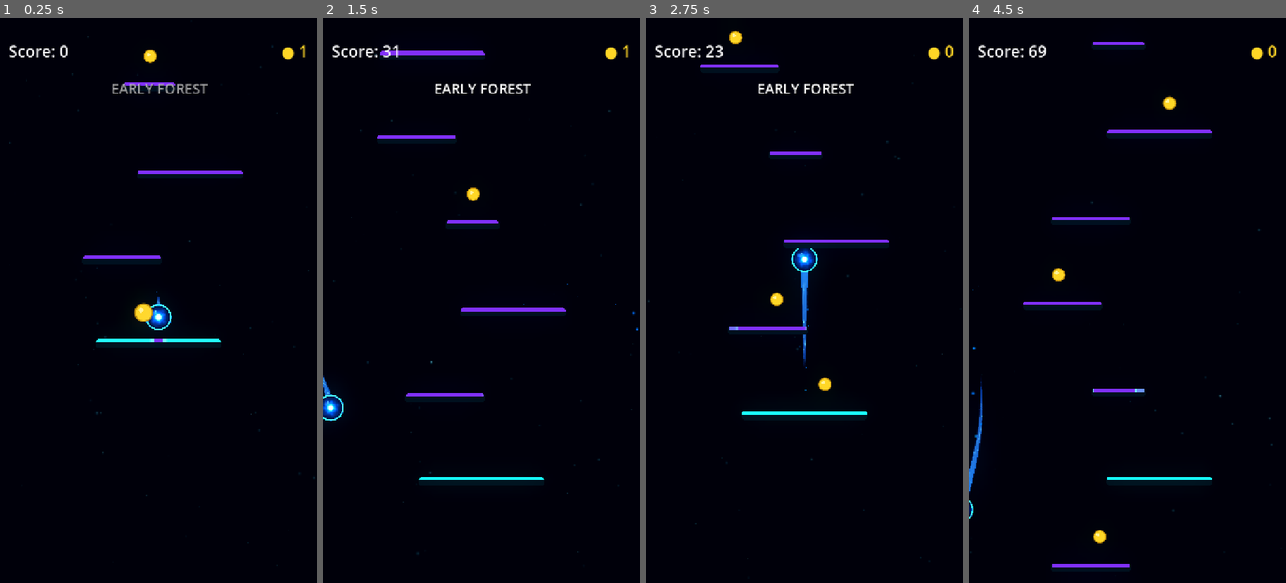
Above: before the commit, frames 1-4 (left to right).
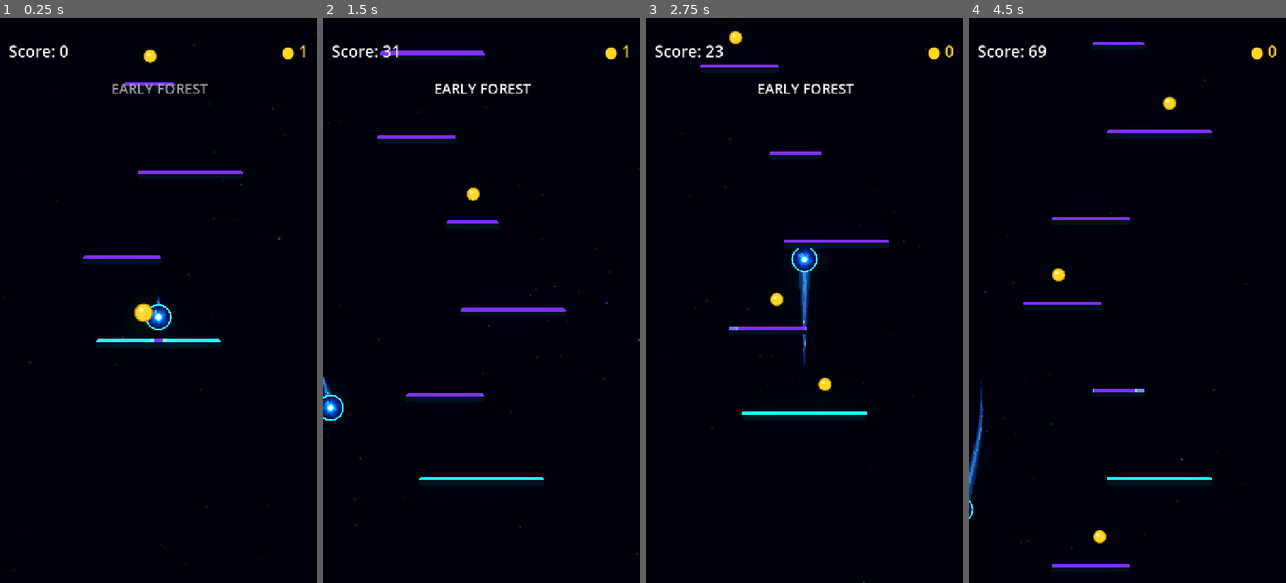
Above: after the commit, the same moments.

Repository: Kryodo/TowerJump
Game: Godot game, scene res://scenes/main.tscn
The game is run twice, just before and just after one commit, with the same random seed, the same clock (stepped at 60 frames per second) and the same inputs.
Inputs (mouse positions are in pixels of both pictures, inside the frame that each line leads up to):
- Up to frame 1 (0.25 s): no input
- Up to frame 2 (1.5 s): move the mouse to (551, 272) at 0.52 s; hold Right (ui_right) 0.53-1.25 s; click (551, 272) at 0.67 s; drag from (418, 328) to (471, 193) at 1.27 s
- Up to frame 3 (2.75 s): click "Nochmal spielen" at 2 s
- Up to frame 4 (4.5 s): move the mouse to (1159, 176) at 2.77 s; hold Right (ui_right) 2.78-3.5 s; drag from (1111, 413) to (1057, 215) at 3.52 s; move the mouse to (1222, 385) at 4.27 s; hold Left (ui_left) from 4.28 s (still down)

The runs differ from the first frame. In frame 1, less than 0.1% of the frame differs, in the area x 1-100%, y 2-98%; in frame 2, 0.1%; in frame 3, 0.3%; in frame 4, 0.3%, in the area x 0-96%, y 10-95%.
Error before the commit: Invalid access to property or key 'gradient' on a base object of type 'null instance'. (res://scripts/ball_trail.gd:209)

Commit message:
Layer comet wisps and geometric trail fragments

Diff:
--- a/scenes/ball.tscn
+++ b/scenes/ball.tscn
@@ -6,14 +6,36 @@
 [ext_resource type="Shader" uid="uid://berr1ad3exlim" path="res://scenes/ball_trail_energy.gdshader" id="3_eew57"]
 [ext_resource type="Texture2D" uid="uid://bdjibaetopyy2" path="res://Assets/ball_mask.png" id="3_f7cbr"]
 [ext_resource type="Texture2D" uid="uid://cxkt5pn1abx0k" path="res://Assets/soft_energy_particle.png" id="4_jj7gd"]
+[ext_resource type="Texture2D" path="res://Assets/energy_particle_atlas.png" id="5_energy_atlas"]
 
 [sub_resource type="Curve" id="Curve_iijjg"]
 _data = [Vector2(0, 1), 0.0, -1.1999999, 0, 1, Vector2(0.15, 0.82), -1.1999999, -1.1999999, 1, 1, Vector2(0.4, 0.52), -1.1999999, -1.08, 1, 1, Vector2(0.65, 0.25), -1.08, -0.8499998, 1, 1, Vector2(0.85, 0.08), -0.8499998, -0.5333334, 1, 1, Vector2(1, 0), -0.5333334, 0.0, 1, 0]
 point_count = 6
 
+
+[sub_resource type="AtlasTexture" id="AtlasTexture_ball_diamond"]
+atlas = ExtResource("5_energy_atlas")
+region = Rect2(16, 0, 16, 16)
+
+[sub_resource type="AtlasTexture" id="AtlasTexture_ball_shard"]
+atlas = ExtResource("5_energy_atlas")
+region = Rect2(32, 0, 16, 16)
+
+[sub_resource type="AtlasTexture" id="AtlasTexture_ball_square"]
+atlas = ExtResource("5_energy_atlas")
+region = Rect2(64, 0, 16, 16)
+
+[sub_resource type="Gradient" id="Gradient_wisp_left"]
+offsets = PackedFloat32Array(0, 0.22, 0.65, 1)
+colors = PackedColorArray(1, 1, 1, 0.84, 1, 1, 1, 0.48, 1, 1, 1, 0.12, 1, 1, 1, 0)
+
+[sub_resource type="Gradient" id="Gradient_wisp_right"]
+offsets = PackedFloat32Array(0, 0.18, 0.58, 1)
+colors = PackedColorArray(1, 1, 1, 0.68, 1, 1, 1, 0.35, 1, 1, 1, 0.09, 1, 1, 1, 0)
+
 [sub_resource type="Gradient" id="Gradient_f7kxq"]
 offsets = PackedFloat32Array(0, 0.26666668, 0.6, 0.8, 1)
-colors = PackedColorArray(0, 0.8980392, 1, 1, 0, 0.8117647, 0.9098039, 1, 0, 0.6156863, 0.70980394, 1, 0, 0.40784314, 0.47058824, 1, 1, 1, 1, 0)
+colors = PackedColorArray(0, 0.8980392, 1, 0.46, 0, 0.8117647, 0.9098039, 0.30, 0, 0.6156863, 0.70980394, 0.16, 0, 0.40784314, 0.47058824, 0.06, 1, 1, 1, 0)
 metadata/_snap_enabled = true
 metadata/_snap_count = 15
 
@@ -118,9 +140,28 @@
 script = ExtResource("2_4dx81")
 
 [node name="TrailAura" type="Line2D" parent="TrailVisual" unique_id=333510001]
-width = 18.0
+width = 34.0
 width_curve = SubResource("Curve_iijjg")
 gradient = SubResource("Gradient_f7kxq")
+joint_mode = 2
+begin_cap_mode = 2
+end_cap_mode = 2
+antialiased = true
+
+
+[node name="WispLeft" type="Line2D" parent="TrailVisual" unique_id=1841021001]
+width = 6.0
+width_curve = SubResource("Curve_4dx81")
+gradient = SubResource("Gradient_wisp_left")
+joint_mode = 2
+begin_cap_mode = 2
+end_cap_mode = 2
+antialiased = true
+
+[node name="WispRight" type="Line2D" parent="TrailVisual" unique_id=1841021002]
+width = 4.0
+width_curve = SubResource("Curve_4dx81")
+gradient = SubResource("Gradient_wisp_right")
 joint_mode = 2
 begin_cap_mode = 2
 end_cap_mode = 2
@@ -137,11 +178,36 @@
 antialiased = true
 
 [node name="TrailParticles" type="GPUParticles2D" parent="TrailVisual" unique_id=2074338206]
-amount = 28
+amount = 12
 texture = ExtResource("4_jj7gd")
 lifetime = 1.25
 randomness = 0.45
 process_material = SubResource("ParticleProcessMaterial_fwo8l")
+
+
+[node name="TrailDiamonds" type="GPUParticles2D" parent="TrailVisual" unique_id=1841021003]
+amount = 8
+texture = SubResource("AtlasTexture_ball_diamond")
+lifetime = 1.0
+randomness = 0.55
+process_material = SubResource("ParticleProcessMaterial_fwo8l")
+scale = Vector2(0.72, 0.72)
+
+[node name="TrailSquares" type="GPUParticles2D" parent="TrailVisual" unique_id=1841021004]
+amount = 6
+texture = SubResource("AtlasTexture_ball_square")
+lifetime = 0.95
+randomness = 0.65
+process_material = SubResource("ParticleProcessMaterial_fwo8l")
+scale = Vector2(0.7, 0.7)
+
+[node name="TrailShards" type="GPUParticles2D" parent="TrailVisual" unique_id=1841021005]
+amount = 5
+texture = SubResource("AtlasTexture_ball_shard")
+lifetime = 0.85
+randomness = 0.65
+process_material = SubResource("ParticleProcessMaterial_fwo8l")
+scale = Vector2(0.78, 0.78)
 
 [node name="Visual" type="Sprite2D" parent="." unique_id=213819786]
 material = SubResource("ShaderMaterial_4dx81")
